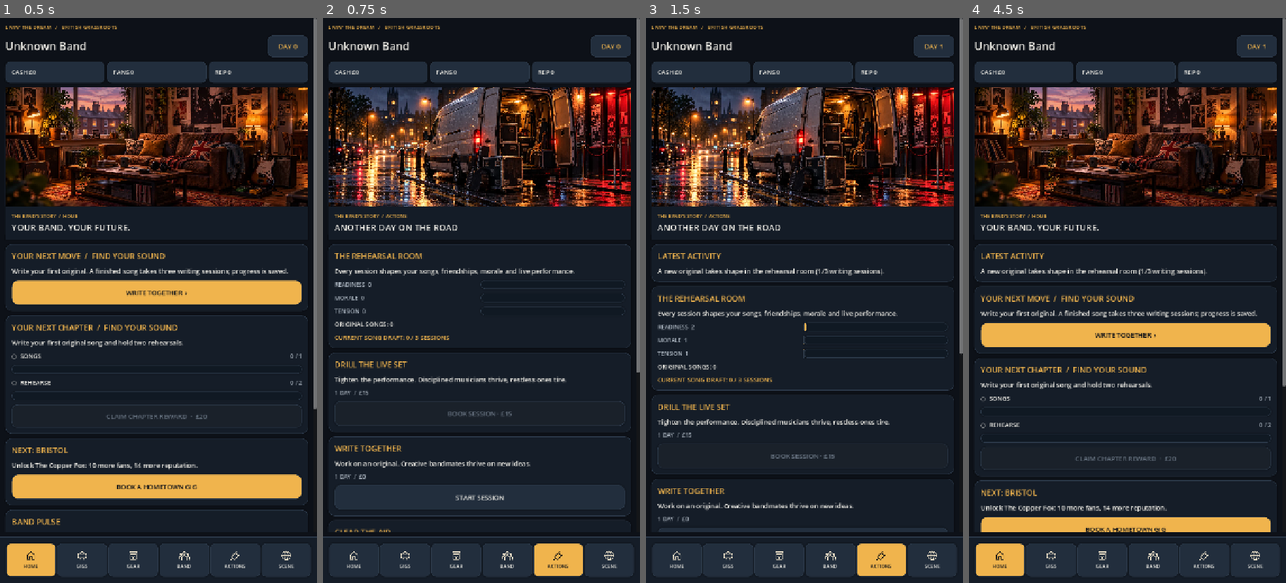
Above: before the commit, frames 1-4 (left to right).
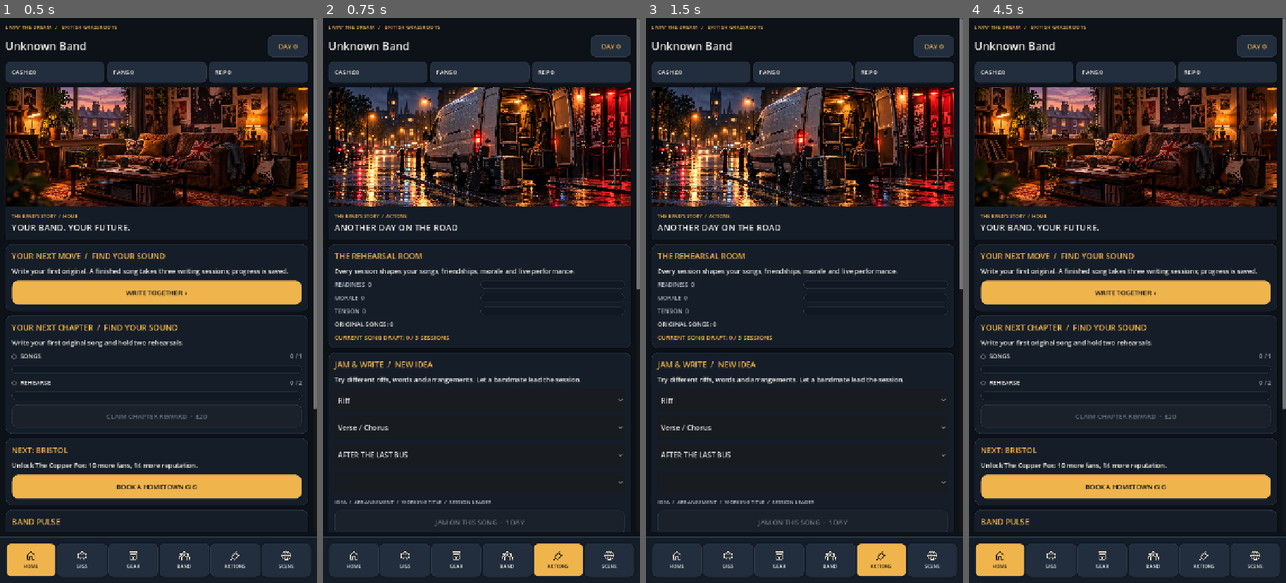
Above: after the commit, the same moments.

Repository: alimuir654-rgb/BandMaster
Game: Godot game, scene res://Scenes/CareerHub.tscn
Same seed, same stepped clock (60 frames per second), same inputs: the game is played once before the commit and once after it. This scene is started directly instead of the project's main scene.
Inputs (mouse positions are in pixels of both pictures, inside the frame that each line leads up to):
- Up to frame 1 (0.5 s): no input
- Up to frame 2 (0.75 s): click "WRITE TOGETHER ›" at 0.5 s
- Up to frame 3 (1.5 s): click (801, 498) at 1.25 s, where only the run before the commit has a clickable "START SESSION"
- Up to frame 4 (4.5 s): click (1124, 537) at 2 s, where only the run before the commit has a clickable "START SESSION"; click (1124, 537) at 2.75 s, where only the run before the commit has a clickable "START SESSION"; click (1124, 402) at 3.5 s, where only the run after the commit has a clickable "Riff"; click (1000, 560) at 4.27 s

Frame 1 is identical in both runs. In frame 2, 4.6% of the frame differs, in the area x 2-100%, y 48-91%; in frame 3, 5.3%; in frame 4, 18%, in the area x 1-100%, y 4-91%.
Error before the commit: Invalid access to property or key 'band' on a base object of type 'Dictionary'. (res://Scripts/career_hub.gd:752)

Commit message:
ui: interactive songwriting jam selections and social outings in the rehearsal location

Diff:
--- a/Scripts/career_hub.gd
+++ b/Scripts/career_hub.gd
@@ -10,6 +10,8 @@
 const Gigs = preload("res://Scripts/uk_gig_circuit.gd")
 const Calendar = preload("res://Scripts/gig_calendar.gd")
 const Practice = preload("res://Scripts/practice_room.gd")
+const Workshop = preload("res://Scripts/song_workshop.gd")
+const Social = preload("res://Scripts/band_social.gd")
 const Gear = preload("res://Scripts/gear_shop.gd")
 const Members = preload("res://Scripts/member_management.gd")
 const Story = preload("res://Scripts/career_story.gd")
@@ -617,11 +619,51 @@
    _action(heading,"GO TO YOUR BOOKED GIG",func() -> void: _switch("GIGS"),true)
  _label(heading,"ORIGINAL SONGS: %d" % _num("songs"),14,UI.WHITE)
  _label(heading,"CURRENT SONG DRAFT: %d / 3 SESSIONS" % _num("song_draft_progress"),14,UI.AMBER)
+ var draft: Dictionary = _extra().get("current_song_draft",{})
+ var workshop := _card("JAM & WRITE  /  "+("NEW IDEA" if draft.is_empty() else "WORK IN PROGRESS"),"Try different riffs, words and arrangements. Let a bandmate lead the session.")
+ var ideas := OptionButton.new()
+ var forms := OptionButton.new()
+ var titles := OptionButton.new()
+ var leads := OptionButton.new()
+ var catalogue: Dictionary = Workshop.options(_state())
+ for value in catalogue["ideas"]:
+  ideas.add_item(str(value))
+ for value in catalogue["forms"]:
+  forms.add_item(str(value))
+ for value in catalogue["titles"]:
+  titles.add_item(str(value))
+ var indices: Array = []
+ for person in catalogue["leads"]:
+  leads.add_item(str(person["name"])+"  /  "+str(person["trait"]))
+  indices.append(int(person["index"]))
+ for control in [ideas,forms,titles,leads]:
+  control.custom_minimum_size.y = 52
+  workshop.add_child(control)
+ if not draft.is_empty():
+  var idea_index := Workshop.IDEAS.find(str(draft.get("idea","")))
+  var form_index := Workshop.FORMS.find(str(draft.get("form","")))
+  var title_index := Workshop.TITLES.find(str(draft.get("title","")))
+  if idea_index >= 0:
+   ideas.select(idea_index)
+  if form_index >= 0:
+   forms.select(form_index)
+  if title_index >= 0:
+   titles.select(title_index)
+ _label(workshop,"IDEA  /  ARRANGEMENT  /  WORKING TITLE  /  SESSION LEADER",12,UI.MUTED)
+ var jam := UI.button("JAM ON THIS SONG  ·  1 DAY",true)
+ jam.custom_minimum_size.y = 54
+ jam.disabled = indices.is_empty()
+ workshop.add_child(jam)
+ jam.pressed.connect(func() -> void:
+  _finish(Practice.compose(_state(),ideas.get_item_text(ideas.selected),forms.get_item_text(forms.selected),titles.get_item_text(titles.selected),indices[leads.selected]))
+ )
  for focus in Practice.FOCUSES:
   var id := str(focus)
   var rule: Dictionary = Practice.FOCUSES[id]
   var base: Dictionary = Actions.ACTIONS[str(rule["action"])]
   var cost := int(base.get("cost",0))
+  if id == "create":
+   continue
   var session := _card(str(rule["label"]),str(rule["description"]))
   _label(session,"1 DAY  /  £%d" % cost,13,UI.MUTED)
   var start_button := UI.button("START SESSION" if cost == 0 else "BOOK SESSION · £%d" % cost,id == "tighten")
@@ -629,6 +671,20 @@
   start_button.disabled = _num("cash") < cost
   session.add_child(start_button)
   start_button.pressed.connect(func() -> void: _practice(id))
+ var socials := _card("LIFE OUTSIDE THE STUDIO","Bandmates need more than rehearsals. Going out costs money and a day, but builds trust.")
+ var available_count := 0
+ for person in _state().get("members",[]):
+  if person is Dictionary and str(person.get("life_status","active")) == "active":
+   available_count += 1
+ for activity in Social.ACTIVITIES:
+  var outing_id := str(activity)
+  var rule: Dictionary = Social.ACTIVITIES[outing_id]
+  var cost := int(rule["cost_per_member"])*available_count
+  var button := UI.button(str(rule["label"])+"  ·  £%d" % cost)
+  button.custom_minimum_size.y = 52
+  button.disabled = available_count < 2 or _num("cash") < cost
+  socials.add_child(button)
+  button.pressed.connect(func() -> void: _finish(Social.attend(_state(),outing_id)))
  var other := _card("THE BUSINESS SIDE","Music alone won't pay for studio time. Your days also need promotion and practical work.")
  for action_id in ["promo","press","buy_gear"]:
   var id := str(action_id)
